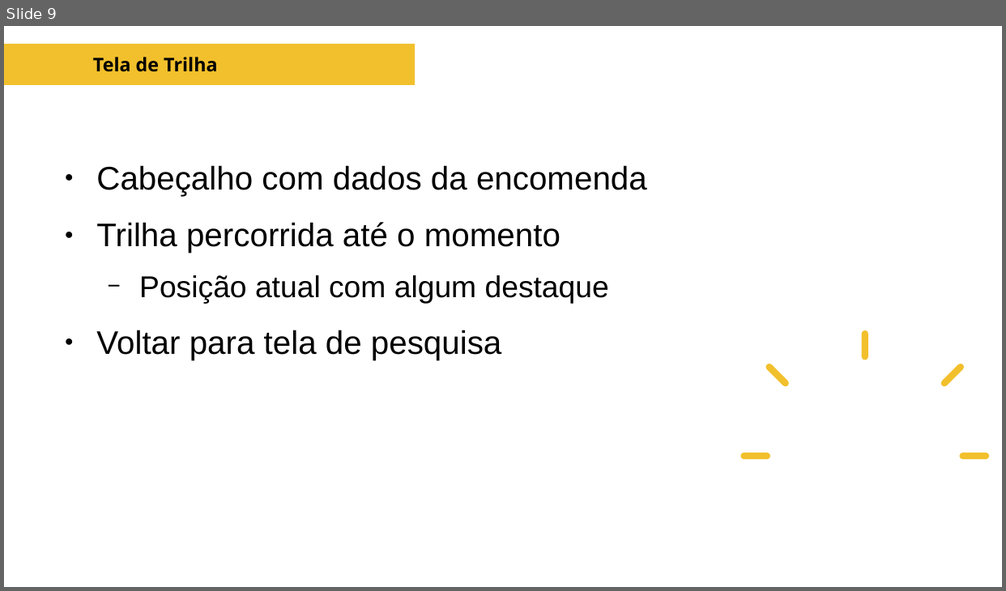
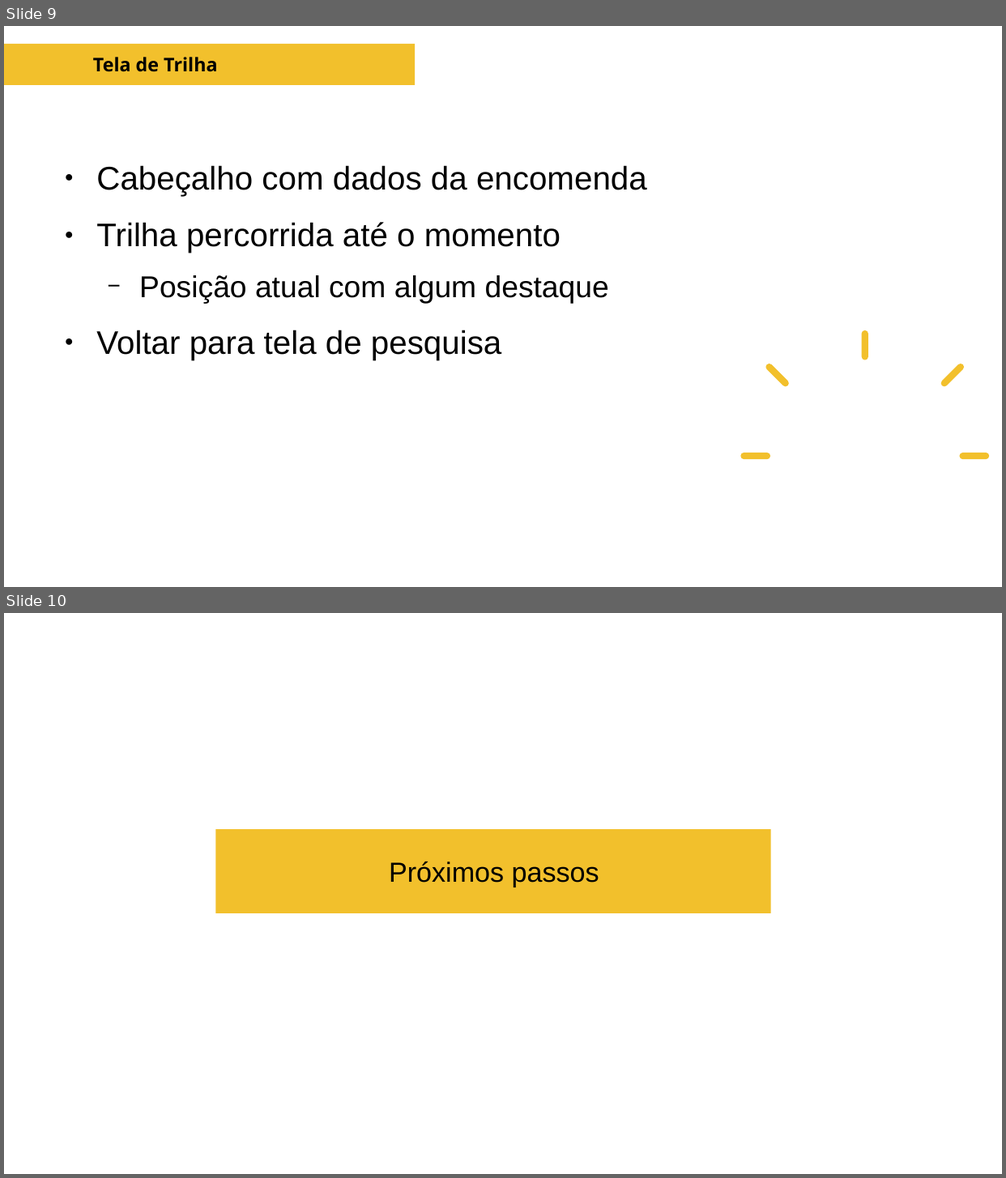
Before and after one commit to vsvsbr/orderTracking, a slide deck: doc/apresentacao_tracking.odp. Shown one above the other, each under a label of ours: slide 9 before the commit, slides 9 and 10 after it. The pictures are 1006x591 and 1006x1178 pixels, drawn with LibreOffice and Linux fonts; fonts in the diff are those of the drawing; background and template pictures are left out. Boxes give left, top, right and bottom in pixels: in the first picture for what was removed or moved away, otherwise in the second. Text is boxed around its words. In the diff, an @@ line names an element or a change of style, - is before the commit and + after.

```diff
--- a/doc/apresentacao_tracking.odp
+++ b/doc/apresentacao_tracking.odp
@@ slide 10 added at <box>4,613,1002,1174</box>, background #FFFFFF @@
@@ freeform shape added at <box>216,829,771,914</box>, fill #F2C02C @@
@@ subtitle added at <box>389,862,599,888</box>, 22 pt, text #000000 @@
+Próximos passos
@@ freeform shape added at <box>636,960,655,980</box>, fill #FFFFFF @@
```
Also in this commit, not shown: 3 slides changed, 1 other slide added, 1 other file.
